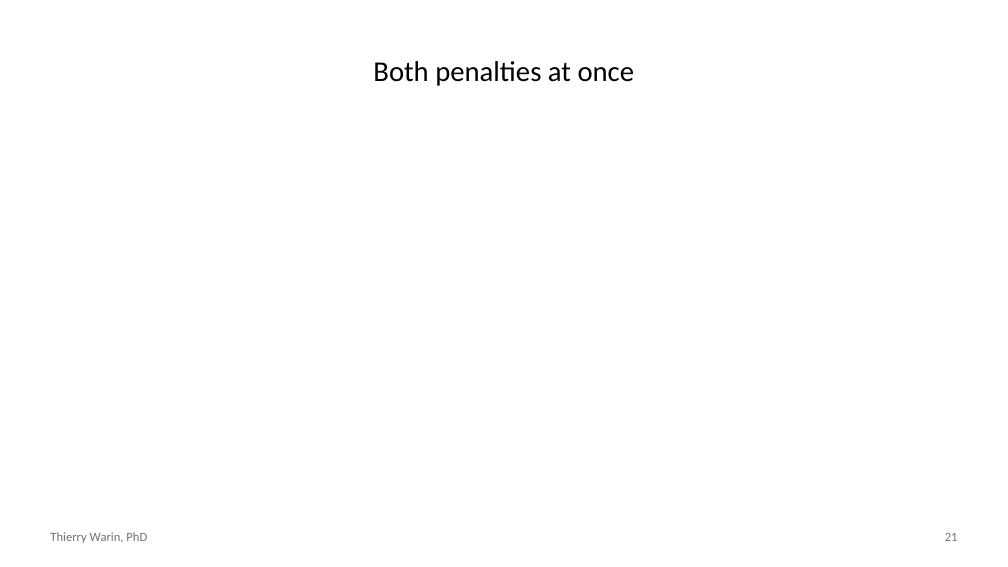
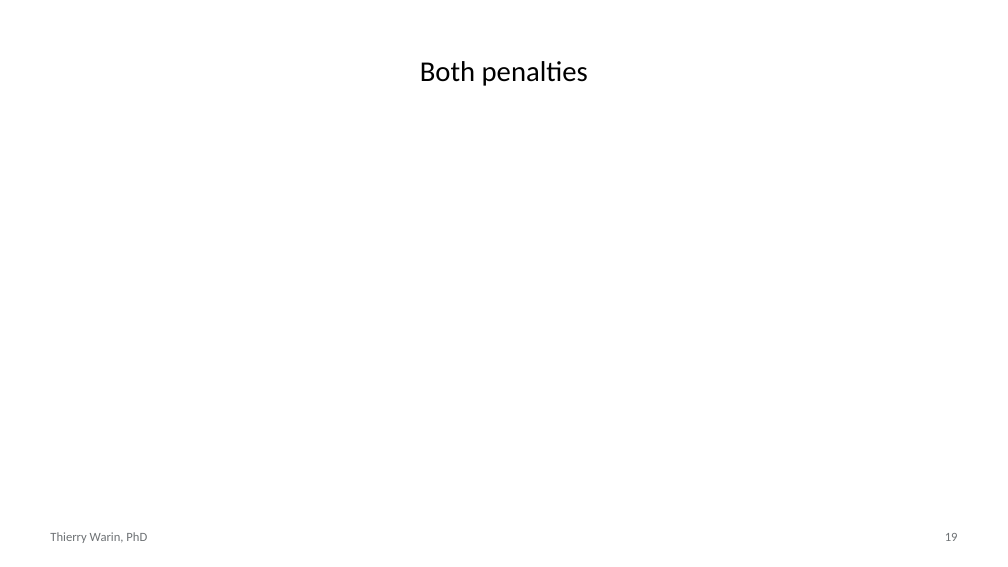
Before and after one commit to warint/quantitative-methods, a slide deck: slide 19 of 05-ridge-lasso-elastic-net/slides.pptx (slide 21 before the commit). Drawn at 1008x567 pixels with LibreOffice and Linux fonts; fonts in the diff are those of the drawing. Boxes give left, top, right and bottom in pixels: in the first picture for what was removed or moved away, otherwise in the second. Text is boxed around its words. In the diff, an @@ line names an element or a change of style, - is before the commit and + after.

```diff
--- a/05-ridge-lasso-elastic-net/slides.pptx
+++ b/05-ridge-lasso-elastic-net/slides.pptx
@@ title at (420,61,588,86): text changed @@
-Both penalties at once
+Both penalties
@@ page number at (945,533,958,541): text changed @@
-21
+19
```
Also in this commit, not shown: 8 other slides changed, 20 slides added, 27 slides removed, 3 other files.
